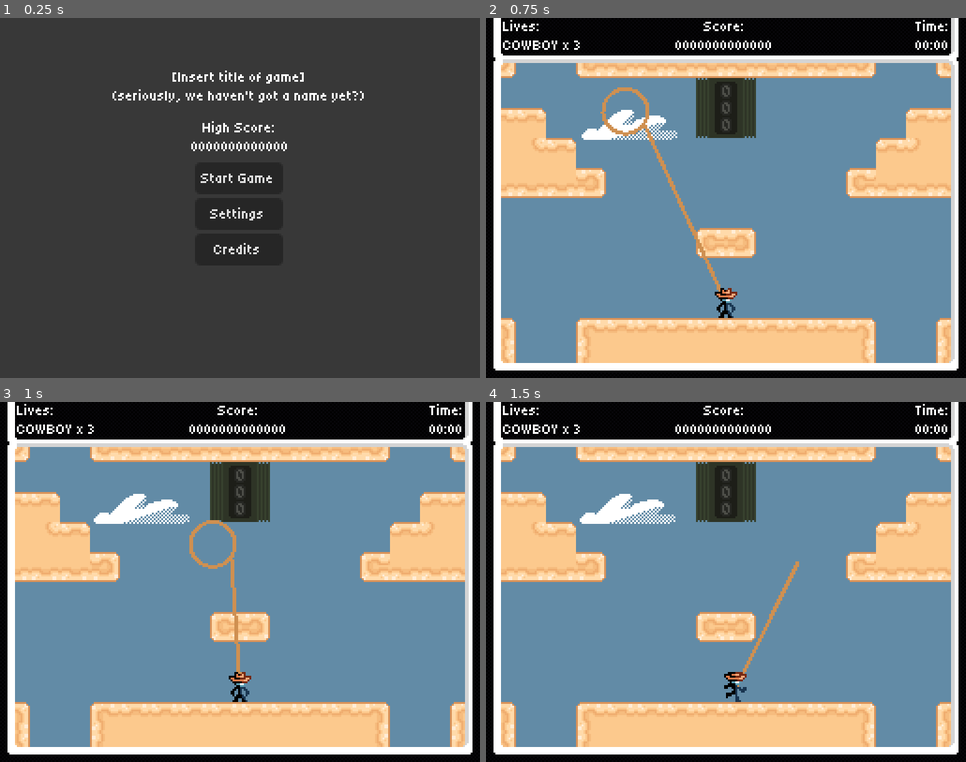
Above: before the commit, frames 1-4 (two rows, left to right).
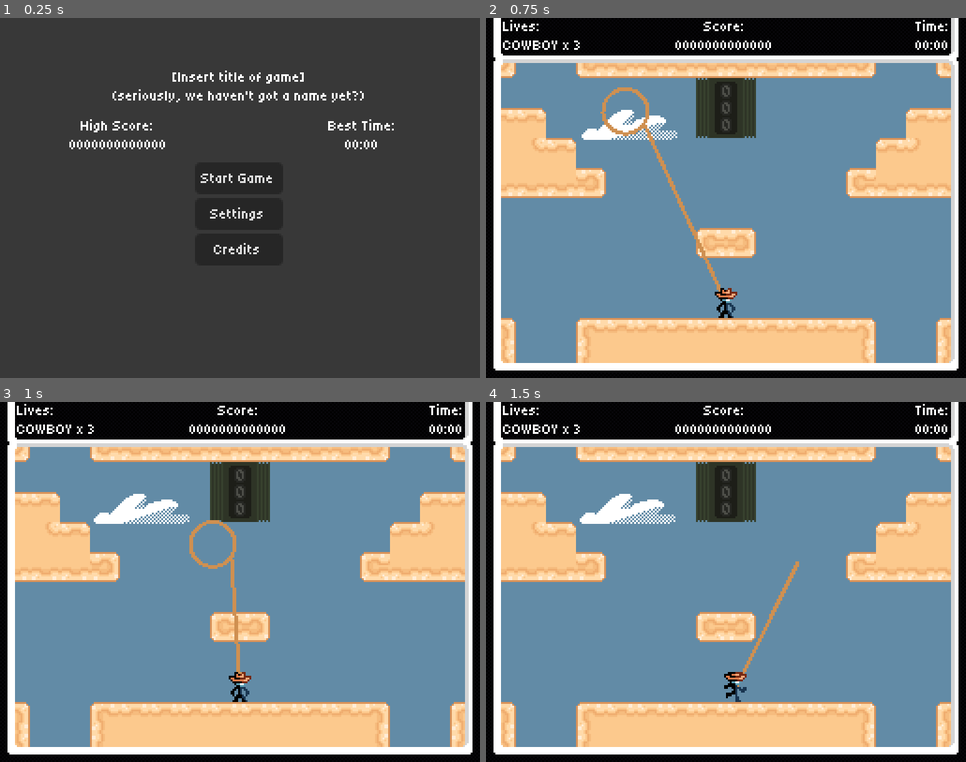
Above: after the commit, the same moments.

Repository: Jcodefox/GMTK-2025
Game: Godot game, scene res://scenes/topscenes/title_topscene.tscn
Same seed, same stepped clock (60 frames per second), same inputs: the game is played once before the commit and once after it.
Inputs (mouse positions are in pixels of both pictures, inside the frame that each line leads up to):
- Up to frame 1 (0.25 s): no input
- Up to frame 2 (0.75 s): click "Start Game" at 0.5 s
- Up to frame 3 (1 s): no input
- Up to frame 4 (1.5 s): move the mouse to (831, 564) at 1.27 s; press the mouse at (831, 564) at 1.28 s; hold D (move_right) from 1.28 s (still down)

The runs differ from the first frame. In frame 1, 0.9% of the frame differs, in the area x 14-83%, y 28-37%; in frame 2, nothing differs; in frame 3, nothing differs; in frame 4, nothing differs.

Commit message:
Display best time

Diff:
--- a/scenes/prefabs/game_over_screen.tscn
+++ b/scenes/prefabs/game_over_screen.tscn
@@ -36,6 +36,17 @@
 grow_horizontal = 2
 grow_vertical = 2
 
+[node name="HighScore" type="RichTextLabel" parent="VBoxContainer"]
+layout_mode = 2
+size_flags_horizontal = 3
+size_flags_vertical = 3
+theme = ExtResource("1_hf0xv")
+bbcode_enabled = true
+text = "High Score:
+0000000000000"
+horizontal_alignment = 1
+vertical_alignment = 1
+
 [node name="Score" type="RichTextLabel" parent="VBoxContainer"]
 layout_mode = 2
 size_flags_horizontal = 3
@@ -47,7 +58,11 @@
 horizontal_alignment = 1
 vertical_alignment = 1
 
-[node name="Time" type="RichTextLabel" parent="VBoxContainer"]
+[node name="HBoxContainer" type="HBoxContainer" parent="VBoxContainer"]
+layout_mode = 2
+size_flags_vertical = 3
+
+[node name="Time" type="RichTextLabel" parent="VBoxContainer/HBoxContainer"]
 layout_mode = 2
 size_flags_horizontal = 3
 size_flags_vertical = 3
@@ -58,14 +73,14 @@
 horizontal_alignment = 1
 vertical_alignment = 1
 
-[node name="HighScore" type="RichTextLabel" parent="VBoxContainer"]
+[node name="BestTime" type="RichTextLabel" parent="VBoxContainer/HBoxContainer"]
 layout_mode = 2
 size_flags_horizontal = 3
 size_flags_vertical = 3
 theme = ExtResource("1_hf0xv")
 bbcode_enabled = true
-text = "High Score:
-0000000000000"
+text = "BestTime:
+00:00"
 horizontal_alignment = 1
 vertical_alignment = 1
 
--- a/scenes/topscenes/title_topscene.tscn
+++ b/scenes/topscenes/title_topscene.tscn
@@ -39,13 +39,29 @@
 vertical_alignment = 1
 metadata/_edit_use_anchors_ = true
 
-[node name="High_Score" type="RichTextLabel" parent="Buttons"]
-layout_mode = 1
-anchors_preset = -1
-anchor_top = 0.260417
+[node name="HBoxContainer" type="HBoxContainer" parent="Buttons"]
+layout_mode = 1
+anchors_preset = 14
+anchor_top = 0.5
 anchor_right = 1.0
-anchor_bottom = 0.411458
-grow_horizontal = 2
+anchor_bottom = 0.5
+offset_top = -51.0
+offset_bottom = -14.0
+grow_horizontal = 2
+grow_vertical = 2
+
+[node name="High_Score" type="RichTextLabel" parent="Buttons/HBoxContainer"]
+layout_mode = 2
+size_flags_horizontal = 3
+theme = ExtResource("1_yqnk8")
+bbcode_enabled = true
+horizontal_alignment = 1
+vertical_alignment = 1
+metadata/_edit_use_anchors_ = true
+
+[node name="BestTime" type="RichTextLabel" parent="Buttons/HBoxContainer"]
+layout_mode = 2
+size_flags_horizontal = 3
 theme = ExtResource("1_yqnk8")
 bbcode_enabled = true
 horizontal_alignment = 1
--- a/scripts/autoloaded/general_globals.gd
+++ b/scripts/autoloaded/general_globals.gd
@@ -74,6 +74,7 @@
 		save_high_score()
 	if int(time_passed) > longest_time:
 		longest_time = int(time_passed)
+		save_high_score()
 
 	var time_passed_tmp: float = time_passed
 	tween = get_tree().create_tween()
@@ -98,7 +99,7 @@
 func save_high_score() -> void:
 	var config = ConfigFile.new()
 	config.set_value("Player", "high_score", high_score)
-	config.set_value("Player", "longest_time", high_score)
+	config.set_value("Player", "longest_time", longest_time)
 	config.save("user://high_score.cfg")
 
 func load_high_score() -> void:
--- a/scripts/prefabs/game_over_screen.gd
+++ b/scripts/prefabs/game_over_screen.gd
@@ -3,7 +3,8 @@
 func _process(_delta: float) -> void:
 	$VBoxContainer/Score.text = "Score:\n%012d0" % Globals.score
 	$VBoxContainer/HighScore.text = "High Score:\n%012d0" % Globals.high_score
-	$VBoxContainer/Time.text = "Time:\n%02d:%02d" % [int(Globals.time_passed/60),int(Globals.time_passed)%60]
+	$VBoxContainer/HBoxContainer/Time.text = "Time:\n%02d:%02d" % [int(Globals.time_passed/60),int(Globals.time_passed)%60]
+	$VBoxContainer/HBoxContainer/BestTime.text = "Best Time:\n%02d:%02d" % [int(Globals.longest_time/60),int(Globals.longest_time)%60]
 
 
 func _on_button_pressed() -> void:
--- a/scripts/prefabs/title_topscene.gd
+++ b/scripts/prefabs/title_topscene.gd
@@ -3,7 +3,8 @@
 @onready var gameplay_topscene : PackedScene = load("res://scenes/topscenes/gameplay_topscene.tscn");
 
 func _ready() -> void:
-	$Buttons/High_Score.text = "High Score:\n%012d0" % Globals.high_score;
+	$Buttons/HBoxContainer/High_Score.text = "High Score:\n%012d0" % Globals.high_score;
+	$Buttons/HBoxContainer/BestTime.text = "Best Time:\n%02d:%02d" % [int(Globals.longest_time/60),int(Globals.longest_time)%60]
 	$Buttons/Start.pressed.connect(_on_start_pressed);
 	$Buttons/Credits.pressed.connect(_on_credits_pressed);
 	$Credits/Back.pressed.connect(_on_back_pressed);
Not shown: 1 places in scenes/topscenes/title_topscene.tscn that only renumber resources
